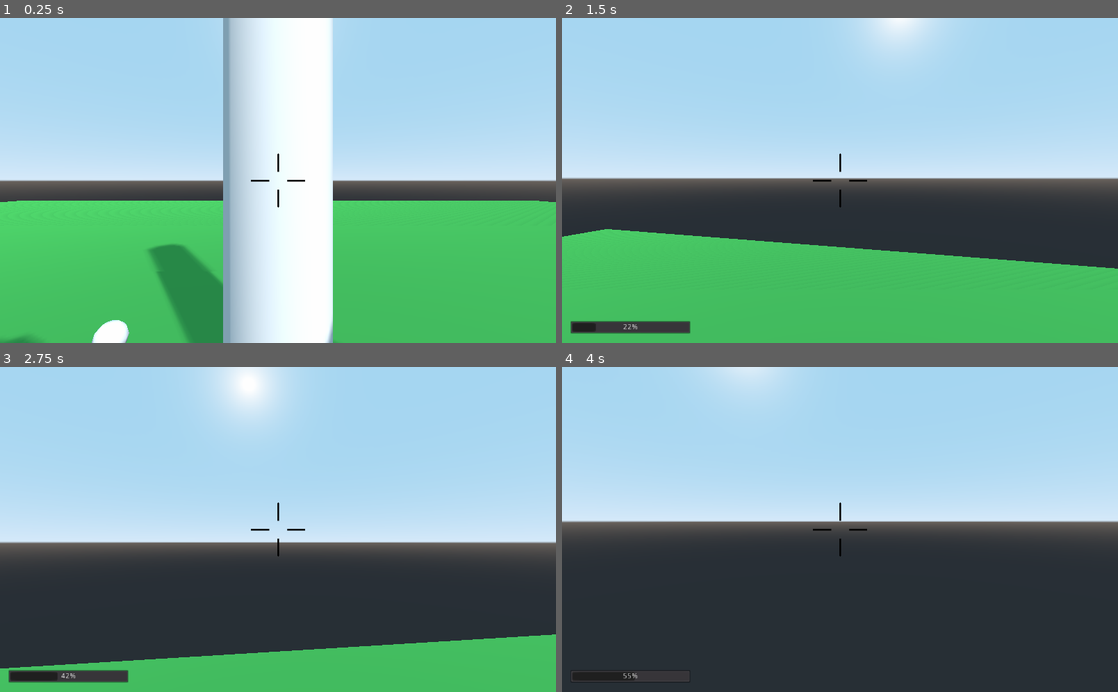
Above: before the commit, frames 1-4 (two rows, left to right).
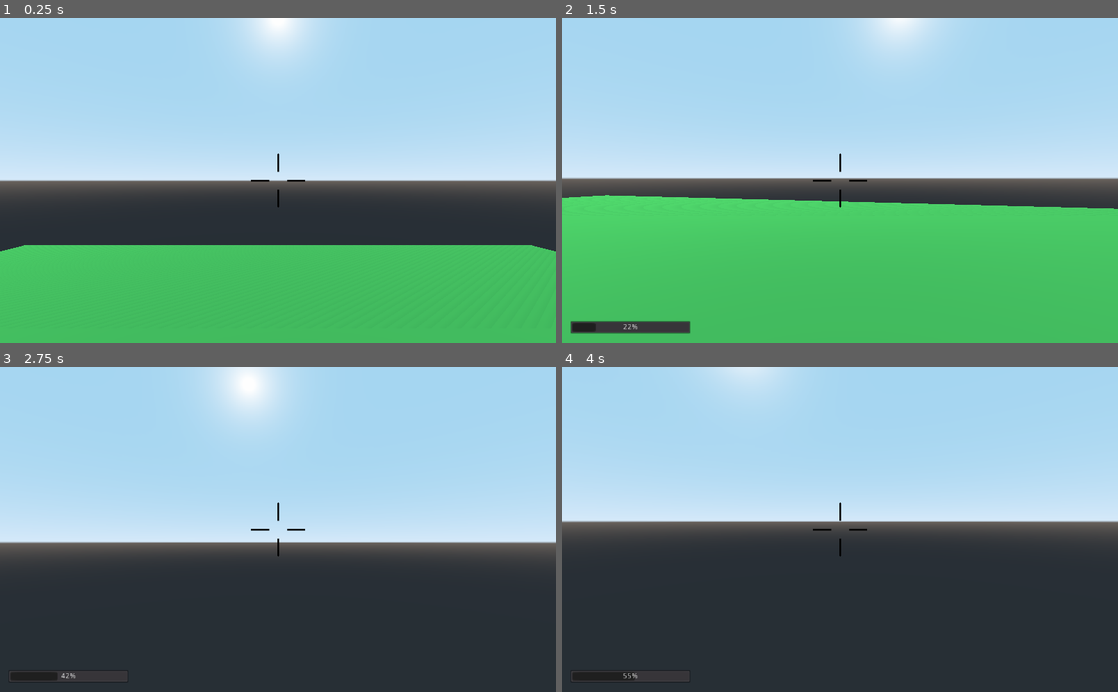
Above: after the commit, the same moments.

Repository: camgrodgers/senior-fps
Game: Godot game, scene res://Main.tscn
The game is run twice, just before and just after one commit, with the same random seed, the same clock (stepped at 60 frames per second) and the same inputs.
Inputs (mouse positions are in pixels of both pictures, inside the frame that each line leads up to):
- Up to frame 1 (0.25 s): no input
- Up to frame 2 (1.5 s): move the mouse to (867, 180) at 0.52 s; hold K (danger_test) 0.53-1.28 s; hold Up (move_forward) from 0.53 s (still down); tap Space (jump) at 0.77 s; move the mouse to (812, 180) at 1.27 s; click (812, 180) at 1.35 s
- Up to frame 3 (2.75 s): keep holding Up (move_forward); tap Space (jump) at 1.52 s; move the mouse to (289, 523) at 2.02 s; hold K (danger_test) from 2.03 s (still down)
- Up to frame 4 (4 s): keep holding Up (move_forward); move the mouse to (834, 536) at 2.77 s; release K (danger_test) at 2.78 s; click (834, 536) at 2.85 s; tap Space (jump) at 3.02, 3.77 s; tap Enter at 3.5 s; move the mouse to (878, 532) at 3.52 s; hold K (danger_test) from 3.53 s (still down)

The runs differ from the first frame. In frame 1, 32% of the frame differs, in the area x 0-100%, y 0-100%; in frame 2, 14%; in frame 3, 12%; in frame 4, nothing differs.

Commit message:
added enemies endangering player and rotating to look

Diff:
--- a/Enemies/Enemy.gd
+++ b/Enemies/Enemy.gd
@@ -18,8 +18,6 @@
 
 var state = FIND
 
-func _ready():
-	pass
 
 func prep():
 	path = nav.get_simple_path(translation, target.translation, true)
@@ -48,7 +46,54 @@
 		currentNodePathIndex += 1
 	return prep_node(navNodes[shortestNodePathIndex])
 
+func check_vision():
+	var collisions = $VisionCone.get_overlapping_bodies()
+	for collider in collisions:
+		if collider.has_method("danger_increase"):
+			target = collider
+			return
+
+func aim_at_player(delta):
+	var space_state = get_world().direct_space_state
+	var body_ray = space_state.intersect_ray($Hitbox.global_transform.origin, target.global_transform.origin, [self])
+	if body_ray.empty():
+		# Something very messed up must have happened
+		# return an error or something here
+		return
+
+	var collider = body_ray.collider
+	print(collider)
+	if collider != target:
+		return
+
+	var lookattrans = target.translation
+	# How to prevent tilting
+	lookattrans.y  = translation.y
+	look_at(lookattrans, Vector3(0,1,0))
+	endanger_player(delta)
+
+func endanger_player(delta):
+	var distance = target.translation.distance_to(translation)
+
+	var rate = 0
+	if distance > 50:
+		rate = 0
+	elif distance > 30:
+		rate = 5
+	elif distance > 20:
+		rate = 10
+	elif distance > 10:
+		rate = 15
+	elif distance > 5:
+		rate = 20
+	else:
+		rate = 30
+
+	rate *= delta
+	target.danger_increase(rate)
+
 func _process(delta):
+	aim_at_player(delta)
 #	path = nav.get_simple_path(translation, target.translation, true)
 #	path = Array(path)
 #	print(path)
--- a/Enemies/Enemy.tscn
+++ b/Enemies/Enemy.tscn
@@ -1,18 +1,50 @@
-[gd_scene load_steps=3 format=2]
+[gd_scene load_steps=4 format=2]
 
 [ext_resource path="res://Enemies/Enemy.gd" type="Script" id=1]
 
 [sub_resource type="CylinderShape" id=1]
+radius = 0.594677
 height = 3.99672
+
+[sub_resource type="BoxShape" id=2]
+extents = Vector3( 22.583, 10, 20.7913 )
 
 [node name="Enemy" type="KinematicBody"]
 script = ExtResource( 1 )
 
-[node name="CSGCylinder" type="CSGCylinder" parent="."]
-transform = Transform( 1, 0, 0, 0, 1, 0, 0, 0, 1, 0, 2.17925, 0 )
-height = 3.8355
+[node name="Hitbox" type="CollisionShape" parent="."]
+transform = Transform( 1, 0, 0, 0, 1, 0, 0, 0, 1, 0, 2.16971, 0 )
+shape = SubResource( 1 )
+
+[node name="CSGCombiner" type="CSGCombiner" parent="."]
+
+[node name="CSGSphere" type="CSGSphere" parent="CSGCombiner"]
+transform = Transform( 1, 0, 0, 0, 1, 0, 0, 0, 1, 0, 3.78098, 0 )
+radius = 0.46917
+
+[node name="CSGCylinder" type="CSGCylinder" parent="CSGCombiner"]
+transform = Transform( -0.0744393, 0, 0.997226, 0, 1, 0, -0.997226, 0, -0.0744393, 0, 2.53918, 0 )
+radius = 0.545107
+height = 1.39943
 sides = 20
 
-[node name="CollisionShape" type="CollisionShape" parent="."]
-transform = Transform( 1, 0, 0, 0, 1, 0, 0, 0, 1, 0, 2.16971, 0 )
-shape = SubResource( 1 )
+[node name="CSGCylinder" type="CSGCylinder" parent="CSGCombiner/CSGCylinder"]
+transform = Transform( 1, 0, 0, 0, 1, 0, 0, 0, 1, 0, -1.68078, 0.31424 )
+radius = 0.11247
+height = 1.65312
+
+[node name="CSGCylinder2" type="CSGCylinder" parent="CSGCombiner/CSGCylinder"]
+transform = Transform( 1, 0, 0, 0, 1, 0, 0, 0, 1, 0, -1.68078, -0.31562 )
+radius = 0.11247
+height = 1.65312
+
+[node name="CSGCylinder" type="CSGCylinder" parent="."]
+transform = Transform( 2.65431e-14, 1.62921e-07, 1, 1, -1.62921e-07, 0, 1.62921e-07, 1, -1.62921e-07, 0.277625, 2.77943, -1.25177 )
+radius = 0.116782
+height = 1.26737
+
+[node name="VisionCone" type="Area" parent="."]
+transform = Transform( -4.37114e-08, 0, 1, 0, 1, 0, -1, 0, -4.37114e-08, 0.0767746, 3.59069, -19.8842 )
+
+[node name="CollisionShape" type="CollisionShape" parent="VisionCone"]
+shape = SubResource( 2 )
--- a/Levels/TestLevel.tscn
+++ b/Levels/TestLevel.tscn
@@ -21,7 +21,7 @@
 environment = ExtResource( 1 )
 
 [node name="Player" parent="." instance=ExtResource( 4 )]
-transform = Transform( 1, 0, 0, 0, 1, 0, 0, 0, 1, 0, 2.47136, -3.79462 )
+transform = Transform( 1, 0, 0, 0, 1, 0, 0, 0, 1, 0, 11.3374, -3.79462 )
 
 [node name="Enemy" parent="." instance=ExtResource( 3 )]
 transform = Transform( 1, 0, 0, 0, 1, 0, 0, 0, 1, -17.5712, 1.40267, -13.3543 )
